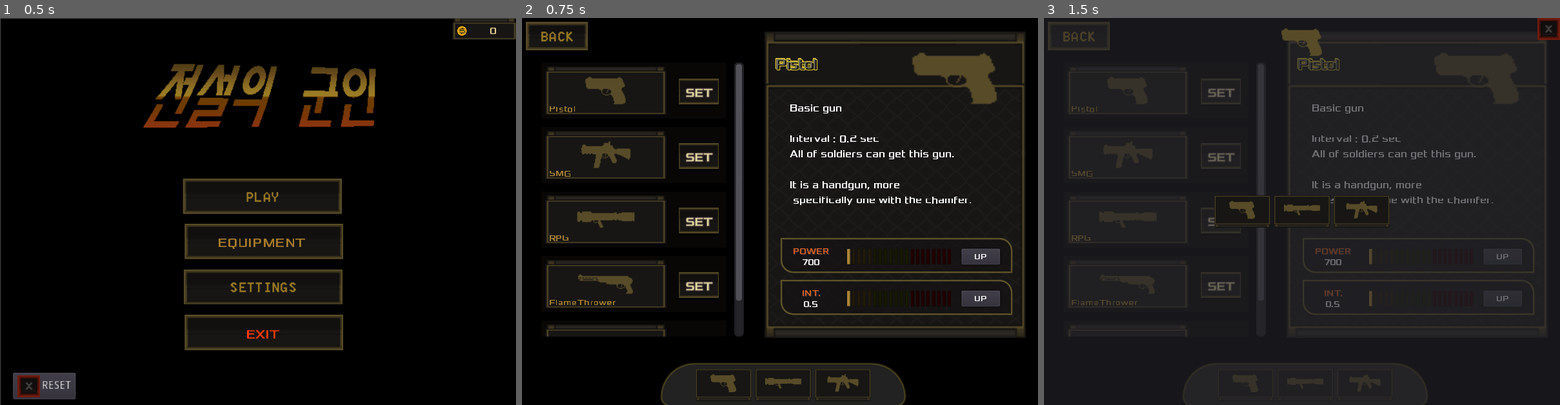
Above: before the commit, frames 1-3 (left to right).
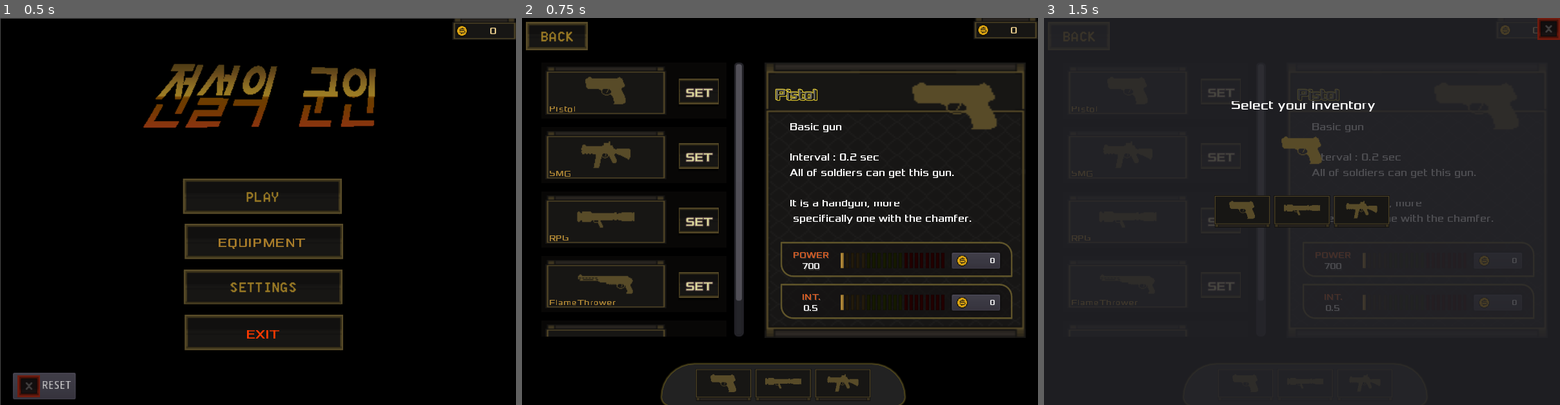
Above: after the commit, the same moments.

Repository: gurum77/legend_soilder
Game: Godot game, scene res://scenes/Home.tscn
Two runs of this game, one before a commit and one after it. Both use one fixed random seed, a clock stepped at 60 frames per second and the inputs below.
Inputs:
- Up to frame 1 (0.5 s): no input
- Up to frame 2 (0.75 s): click "EQUIPMENT" at 0.5 s
- Up to frame 3 (1.5 s): click "SET" at 1.25 s

Frame 1 is identical in both runs. In frame 2, 8.8% of the frame differs, in the area x 47-100%, y 0-81%; in frame 3, 2.7%.

Commit message:
upgrade by coin

Diff:
--- a/scenes/Equipment.tscn
+++ b/scenes/Equipment.tscn
@@ -1,10 +1,11 @@
-[gd_scene load_steps=11 format=2]
+[gd_scene load_steps=12 format=2]
 
 [ext_resource path="res://scenes/WeaponPanel.tscn" type="PackedScene" id=1]
 [ext_resource path="res://assets/ui/Pistol HUD.png" type="Texture" id=2]
 [ext_resource path="res://scenes/UpgradePanel.tscn" type="PackedScene" id=3]
 [ext_resource path="res://scripts/Equipment.gd" type="Script" id=4]
 [ext_resource path="res://assets/ui/BTN BACK.png" type="Texture" id=5]
+[ext_resource path="res://scenes/MoneyPanel.tscn" type="PackedScene" id=6]
 [ext_resource path="res://assets/ui/BG.png" type="Texture" id=9]
 [ext_resource path="res://assets/fonts/Xolonium-Regular.ttf" type="DynamicFontData" id=10]
 [ext_resource path="res://scenes/WeaponInventory.tscn" type="PackedScene" id=11]
@@ -81,8 +82,8 @@
 anchor_right = 1.0
 anchor_bottom = 1.0
 margin_left = -323.0
-margin_top = -4.0
-margin_right = 1.0
+margin_top = 34.0
+margin_right = 1.00012
 margin_bottom = -83.3777
 texture = ExtResource( 9 )
 expand = true
@@ -120,19 +121,19 @@
 }
 
 [node name="PowerPanel" parent="Control/WeaponDescriptionPanel" instance=ExtResource( 3 )]
-margin_top = 256.0
-margin_bottom = 299.0
+margin_top = 223.0
+margin_bottom = 266.0
 
 [node name="IntervalPanel" parent="Control/WeaponDescriptionPanel" instance=ExtResource( 3 )]
-margin_top = 308.0
-margin_bottom = 351.0
+margin_top = 275.0
+margin_bottom = 318.0
 upgrade_item = 1
 
 [node name="Infomation" type="Label" parent="Control/WeaponDescriptionPanel"]
 margin_left = 31.0
-margin_top = 87.0
+margin_top = 72.0
 margin_right = 287.0
-margin_bottom = 236.0
+margin_bottom = 249.0
 custom_fonts/font = SubResource( 2 )
 text = "Basic gun
 
@@ -158,4 +159,6 @@
 __meta__ = {
 "_edit_use_anchors_": false
 }
+
+[node name="MoneyPanel" parent="." instance=ExtResource( 6 )]
 [connection signal="pressed" from="BackButton" to="." method="_on_BackButton_pressed"]
--- a/scenes/SettingWeaponPanel.tscn
+++ b/scenes/SettingWeaponPanel.tscn
@@ -1,11 +1,16 @@
-[gd_scene load_steps=4 format=2]
+[gd_scene load_steps=7 format=2]
 
 [ext_resource path="res://scenes/WeaponButton.tscn" type="PackedScene" id=1]
 [ext_resource path="res://scripts/SettingWeaponPanel.gd" type="Script" id=2]
 [ext_resource path="res://assets/ui/BTN Exit.png" type="Texture" id=3]
+[ext_resource path="res://assets/fonts/Xolonium-Regular.ttf" type="DynamicFontData" id=4]
+[ext_resource path="res://assets/ui/Pistol HUD.png" type="Texture" id=5]
+
+[sub_resource type="DynamicFont" id=1]
+font_data = ExtResource( 4 )
 
 [node name="SettingWeaponPanel" type="Panel"]
-self_modulate = Color( 1, 1, 1, 0.647059 )
+self_modulate = Color( 1, 1, 1, 0.815686 )
 anchor_right = 1.0
 anchor_bottom = 1.0
 script = ExtResource( 2 )
@@ -50,9 +55,31 @@
 
 [node name="WeaponTexture" type="TextureRect" parent="."]
 anchor_right = 1.0
-margin_bottom = 60.0
+margin_top = 134.0
+margin_bottom = 194.0
 rect_min_size = Vector2( 0, 60 )
+texture = ExtResource( 5 )
 stretch_mode = 4
+__meta__ = {
+"_edit_use_anchors_": false
+}
+
+[node name="Label" type="Label" parent="."]
+anchor_left = 0.5
+anchor_top = 0.5
+anchor_right = 0.5
+anchor_bottom = 0.5
+margin_left = -120.5
+margin_top = -142.0
+margin_right = 120.5
+margin_bottom = -122.0
+custom_fonts/font = SubResource( 1 )
+text = "Select your inventory"
+align = 1
+valign = 1
+__meta__ = {
+"_edit_use_anchors_": false
+}
 [connection signal="pressed" from="HBoxContainer/WeaponButton1" to="." method="_on_WeaponButton1_pressed"]
 [connection signal="pressed" from="HBoxContainer/WeaponButton2" to="." method="_on_WeaponButton2_pressed"]
 [connection signal="pressed" from="HBoxContainer/WeaponButton3" to="." method="_on_WeaponButton3_pressed"]
--- a/scenes/UpgradePanel.tscn
+++ b/scenes/UpgradePanel.tscn
@@ -1,8 +1,9 @@
-[gd_scene load_steps=7 format=2]
+[gd_scene load_steps=8 format=2]
 
 [ext_resource path="res://scripts/UpgradePanel.gd" type="Script" id=1]
 [ext_resource path="res://assets/fonts/Xolonium-Regular.ttf" type="DynamicFontData" id=2]
 [ext_resource path="res://assets/ui/VBar.png" type="Texture" id=3]
+[ext_resource path="res://assets/ui/Money Icon.png" type="Texture" id=4]
 
 [sub_resource type="StyleBoxFlat" id=1]
 bg_color = Color( 0.0784314, 0.0705882, 0.0705882, 0.643137 )
@@ -64,9 +65,9 @@
 }
 
 [node name="HBoxContainer" type="HBoxContainer" parent="."]
-margin_left = 82.0
+margin_left = 74.0
 margin_top = 13.0
-margin_right = 317.0
+margin_right = 309.0
 margin_bottom = 41.0
 rect_scale = Vector2( 0.55, 0.7 )
 custom_constants/separation = 5
@@ -209,13 +210,15 @@
 texture = ExtResource( 3 )
 
 [node name="Button" type="Button" parent="."]
-margin_left = 224.0
+margin_left = 212.0
 margin_top = 13.0
 margin_right = 272.0
 margin_bottom = 33.0
 custom_fonts/font = SubResource( 3 )
 custom_colors/font_color = Color( 1, 1, 1, 1 )
 text = "UP"
+icon = ExtResource( 4 )
+align = 2
 __meta__ = {
 "_edit_use_anchors_": false
 }
--- a/scenes/World.tscn
+++ b/scenes/World.tscn
@@ -96,7 +96,7 @@
 
 [node name="LegAnimatedSprite" parent="Player/Body/AnimatedSprites" index="0"]
 position = Vector2( 0.28064, 0 )
-frame = 4
+frame = 2
 
 [node name="Money" parent="." instance=ExtResource( 15 )]
 position = Vector2( 149.913, 136.683 )
--- a/scripts/Table.gd
+++ b/scripts/Table.gd
@@ -12,6 +12,10 @@
 
 # weapon interval factor
 var weapon_interval_factor = 0.965
+
+# upgrade cost factor
+var upgrade1_cost = 1000	# 첫번째 upgrade 비용
+var upgrade_cost_factor = 1.3	# 이후 upgrade시 늘어나는 비용 factor
 
 # 무기별 interval
 var interval_Pistol = 0.5
@@ -77,17 +81,26 @@
 		score = score * stage_clear_score_factor
 	return score
 
+# to_level로 업그레이드 하는데 필요한 비용 리턴
+func get_upgrade_cost(to_level)->int:
+	return 0
+	var cost = upgrade1_cost
+	for i in range(to_level-1):
+		cost = cost * upgrade_cost_factor
+	return cost as int
+
+
 # stage별 적 hp를 리턴
 func get_enemy_hp(hp, stage)->int:
 	for i in range(stage-1):
 		hp = hp * enemy_hp_factor
-	return hp
+	return hp as int
 
 # power level별 무기 공격력 리턴
 func get_weapon_power(power, power_level)->int:
 	for i in range(power_level-1):
 		power = power * weapon_power_factor
-	return power
+	return power as int
 
 # interval level별 무기 inerval 리턴
 func get_weapon_interval(interval, interval_level)->int:
--- a/scripts/UpgradePanel.gd
+++ b/scripts/UpgradePanel.gd
@@ -5,6 +5,7 @@
 export (Define.Weapon) var weapon = Define.Weapon.Pistol
 
 onready var weapon_information:WeaponInformation = StaticData.get_weapon_information(weapon)
+var need_more_money_to_upgrade = false	# upgrade하기 위해서 돈이 더 필요한지?
 
 func _ready():
 	update()
@@ -39,9 +40,19 @@
 	$Value.text = value_text
 	update_bar(level)
 	if is_max_level:
+		$Button.disabled = true
 		$Button.text = "MAX"
 	else:
-		$Button.text = "UP"
+		$Button.disabled = false
+		var upgrade_cost = Table.get_upgrade_cost(level+1)
+		$Button.text = str(upgrade_cost)
+		# 돈이 부족하면 text를 붉은색으로
+		if StaticData.total_money < upgrade_cost:
+			need_more_money_to_upgrade = true
+			$Button.set("custom_colors/font_color", Color(1, 0, 0, 1))
+		else:
+			need_more_money_to_upgrade = false
+			$Button.set("custom_colors/font_color", Color(1, 1, 1, 1))
 
 
 func update_bar(level):
@@ -59,7 +70,17 @@
 
 
 # UP 버튼
+# 돈이 부족하면 shop으로 이동할지 물어본다.
 func _on_Button_pressed():
+	if need_more_money_to_upgrade:
+		var dlg = AcceptDialog.new()
+		dlg.dialog_text = "You need more money.\nGo to shop?"
+		dlg.add_cancel("Cancel")
+		dlg.get_ok().connect("pressed", self, "on_GoToShopButton_pressed")
+		add_child(dlg)
+		dlg.popup_centered()
+		return
+
 	var wi:WeaponInformation = StaticData.get_weapon_information(weapon)
 	if wi == null:
 		return
@@ -71,3 +92,6 @@
 		UpgradeItem.interval:
 			wi.upgrade_interval_level()
 	update()
+
+func on_GoToShopButton_pressed():
+	pass
